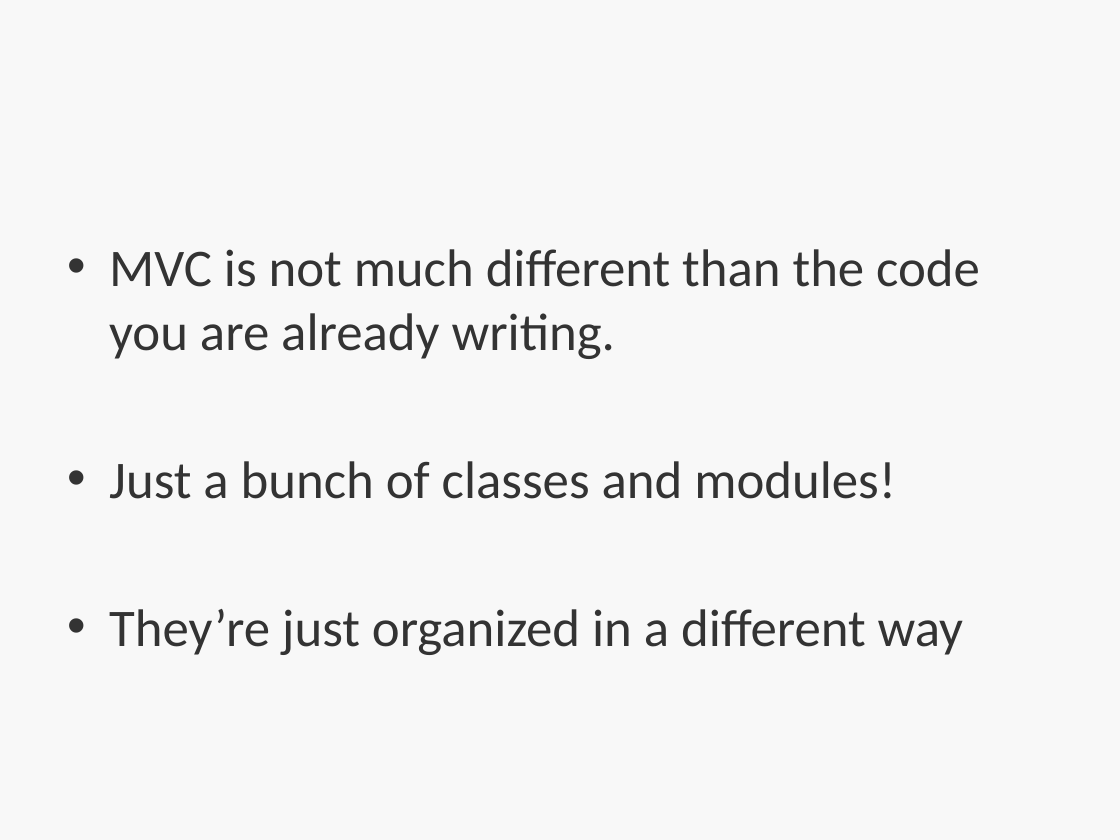
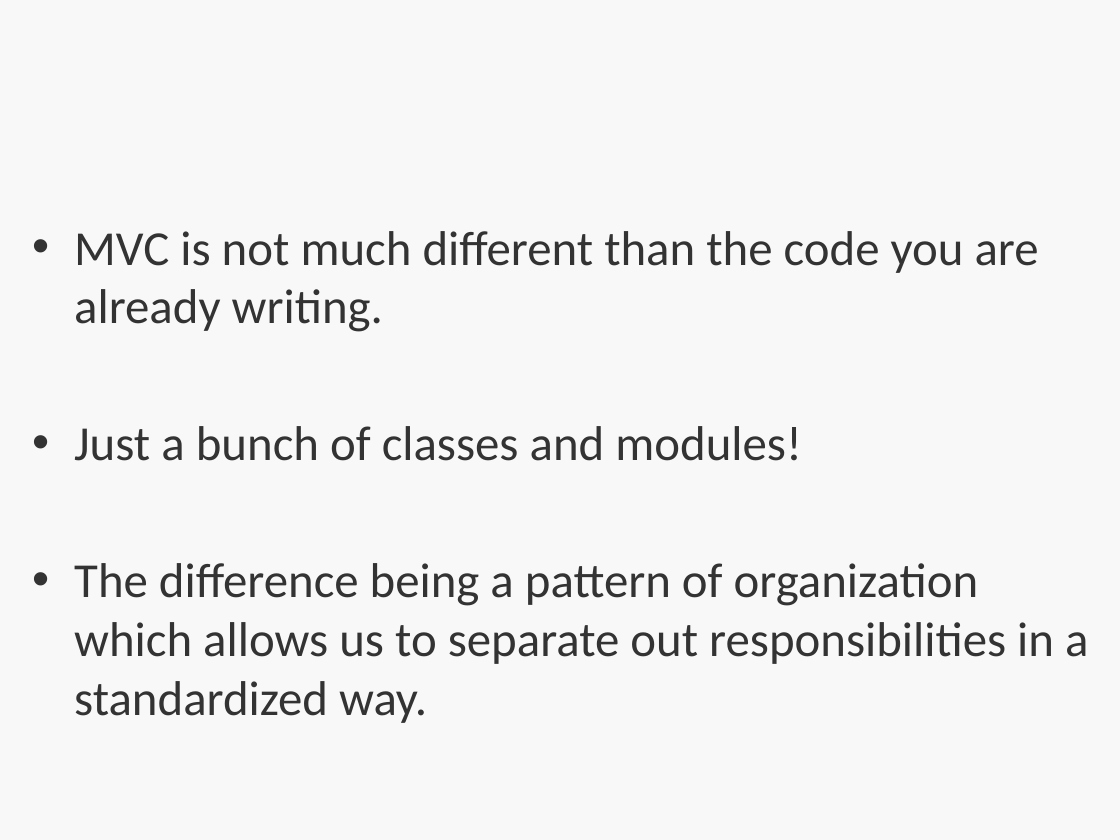
Before and after one commit to bootcoder/lectures, a slide deck: slide 3 of 1phase/ruby-mvc-single-res/HT-MVC.pptx. Drawn at 1120x840 pixels with LibreOffice and Linux fonts; fonts in the diff are those of the drawing; background and template pictures are left out. Boxes give left, top, right and bottom in pixels: in the first picture for what was removed or moved away, otherwise in the second. Text is boxed around its words. In the diff, an @@ line names an element or a change of style, - is before the commit and + after.

```diff
--- a/1phase/ruby-mvc-single-res/HT-MVC.pptx
+++ b/1phase/ruby-mvc-single-res/HT-MVC.pptx
@@ text "MVC is not much different ...": place and size @@
-text "MVC is not much different ..." at [109, 249, 980, 655]
+text "MVC is not much different ..." at [74, 231, 1088, 664]
@@ text at [74, 231, 1039, 461]: size 34 to 31.4 pt in "MVC is not much different than the ...", "Just a bunch of classes and modules!" @@
@@ text at [74, 563, 1088, 664]: text changed; size 34 to 31.4 pt @@
-• They’re just organized in a different way
+• The difference being a pattern of organization which allows us to separate out responsibilities in a standardized way.
```
Also in this commit, not shown: 2 other slides changed, 1 other file.
